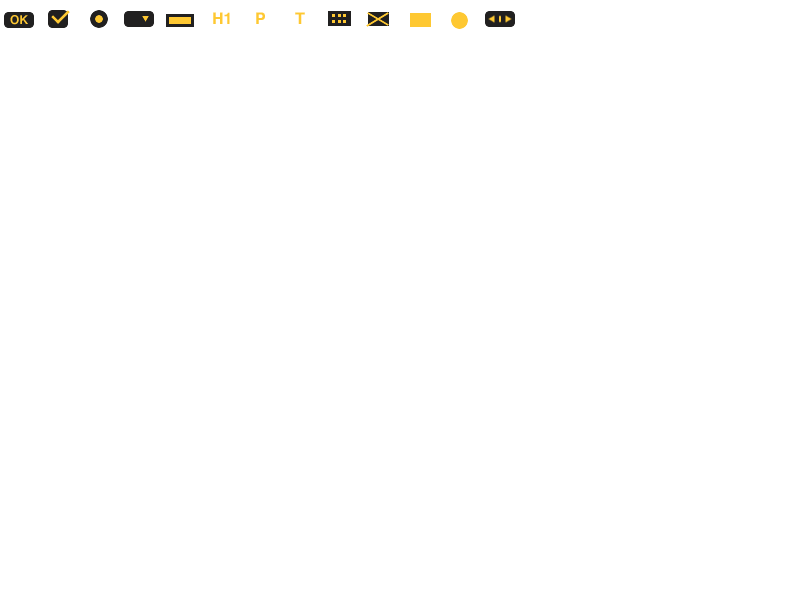
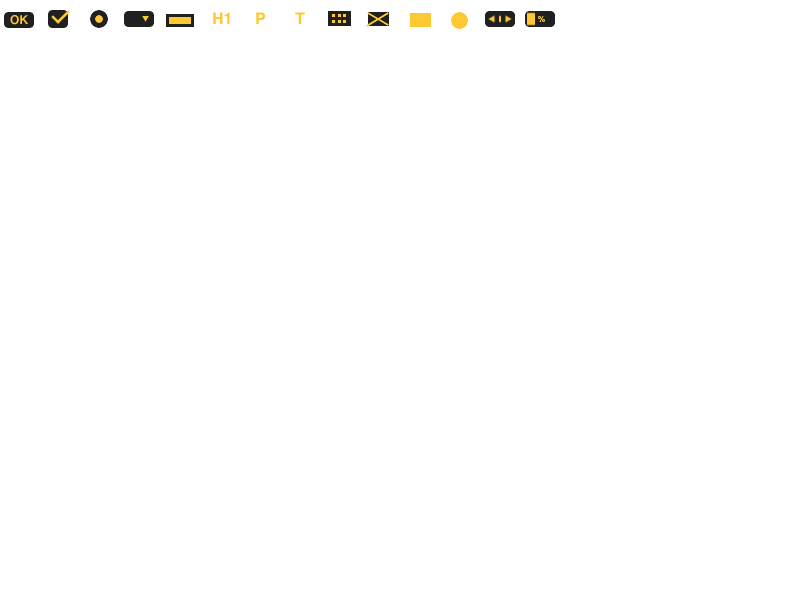
Layer changes from the first w=800, h=600 image to the second:
added group "progressbar" with 3 layers above "hscrollbar" over bbox(525, 11, 555, 27)
added layer "%" in group "progressbar" over bbox(538, 16, 545, 22)
added layer "Polygon 1 #6" in group "progressbar" over bbox(527, 12, 535, 26)
added layer "button #4" in group "progressbar" over bbox(525, 11, 555, 27)
